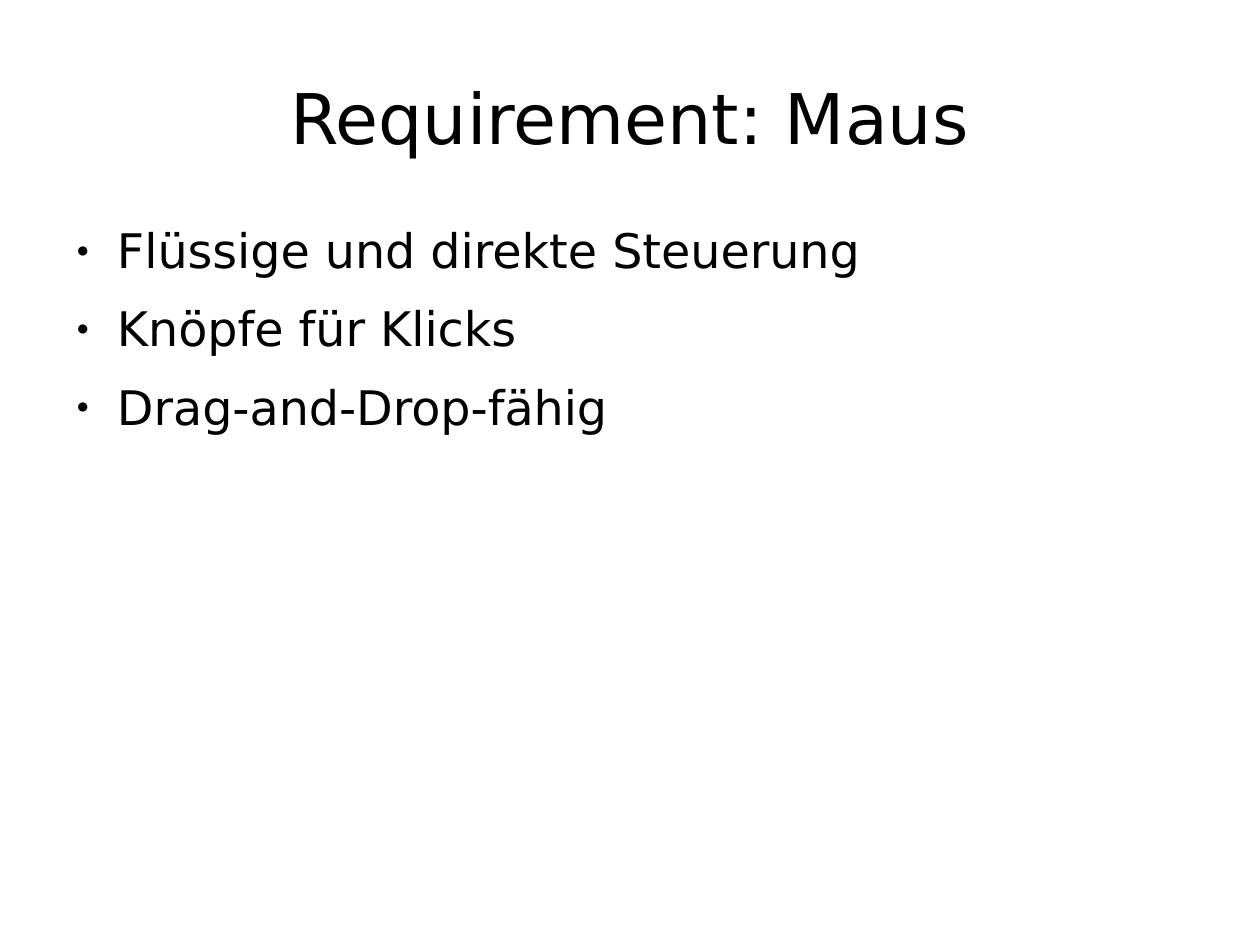
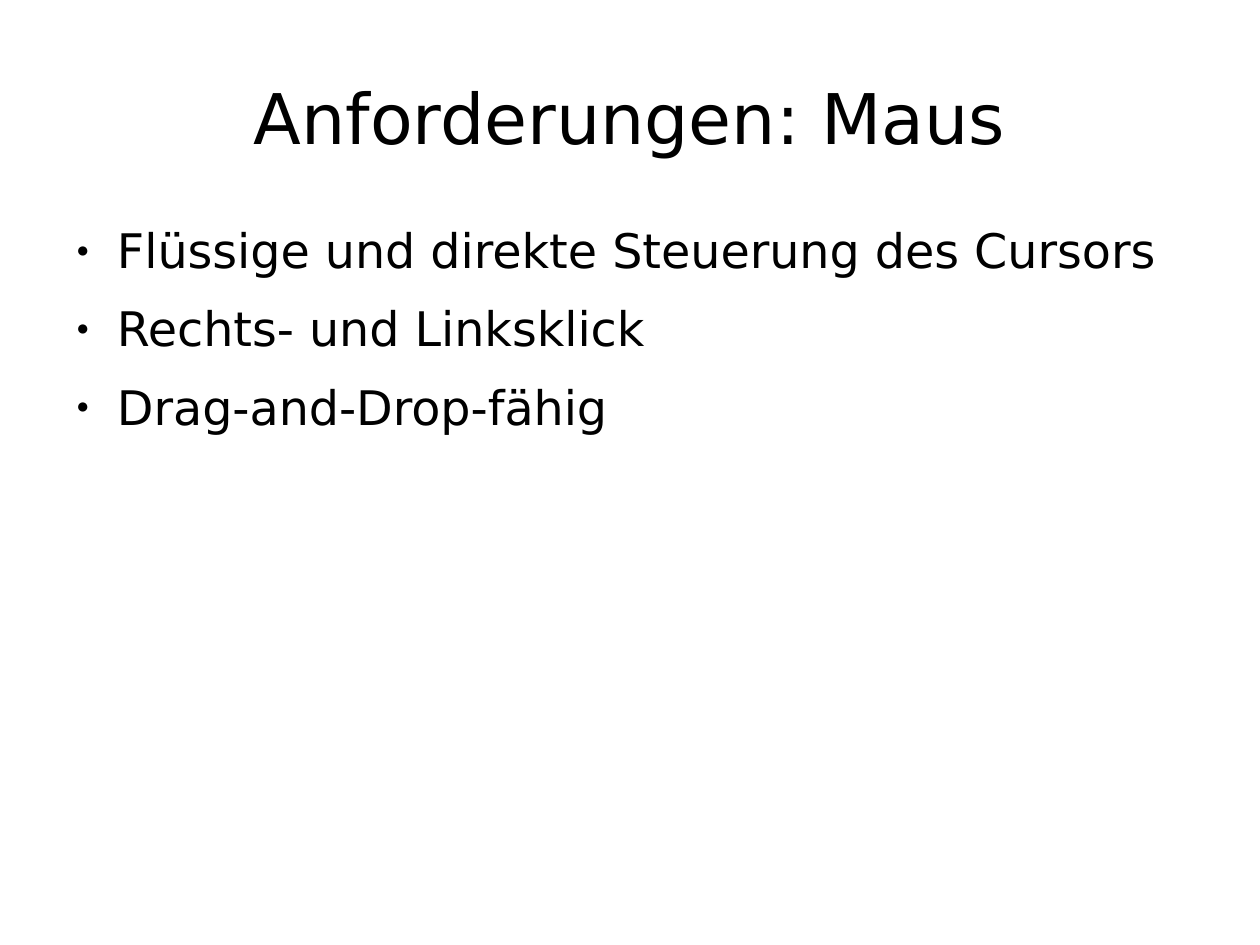
Before and after one commit to enra64/psychic-giggle, a slide deck: slide 5 of zwischenstand anfang dezember.odp (slide 6 before the commit). Drawn at 1260x945 pixels with LibreOffice and Linux fonts; fonts in the diff are those of the drawing. Boxes give left, top, right and bottom in pixels: in the first picture for what was removed or moved away, otherwise in the second. Text is boxed around its words. In the diff, an @@ line names an element or a change of style, - is before the commit and + after.

```diff
--- a/zwischenstand anfang dezember.odp
+++ b/zwischenstand anfang dezember.odp
@@ title at [253, 91, 1006, 159]: text changed @@
-Requirement: Maus
+Anforderungen: Maus
@@ text at [117, 231, 1155, 347]: text changed @@
-● Flüssige und direkte Steuerung
-● Knöpfe für Klicks
+● Flüssige und direkte Steuerung des Cursors
+● Rechts- und Linksklick
```
Also in this commit, not shown: 6 other slides changed, 15 slides added, 8 slides removed.
